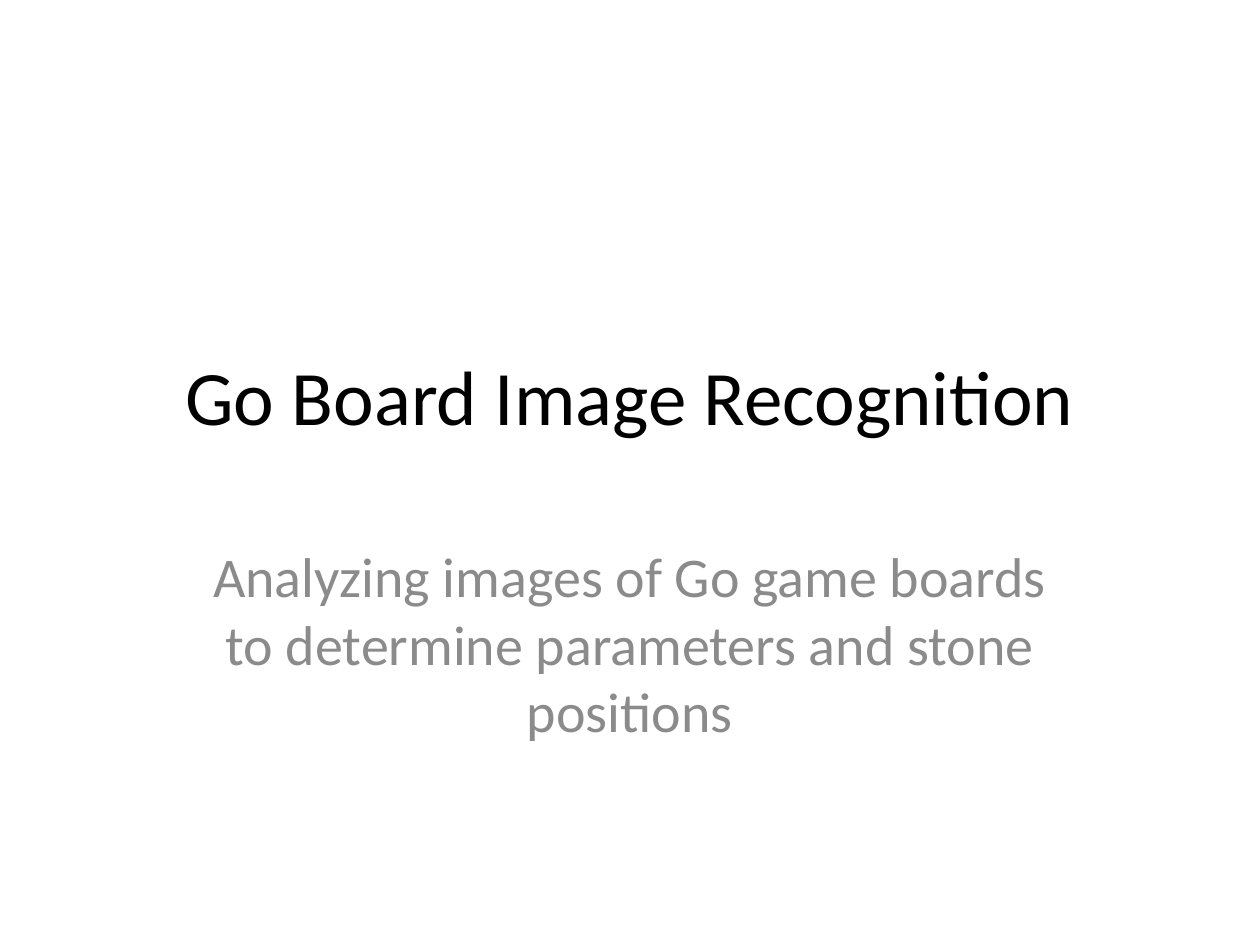
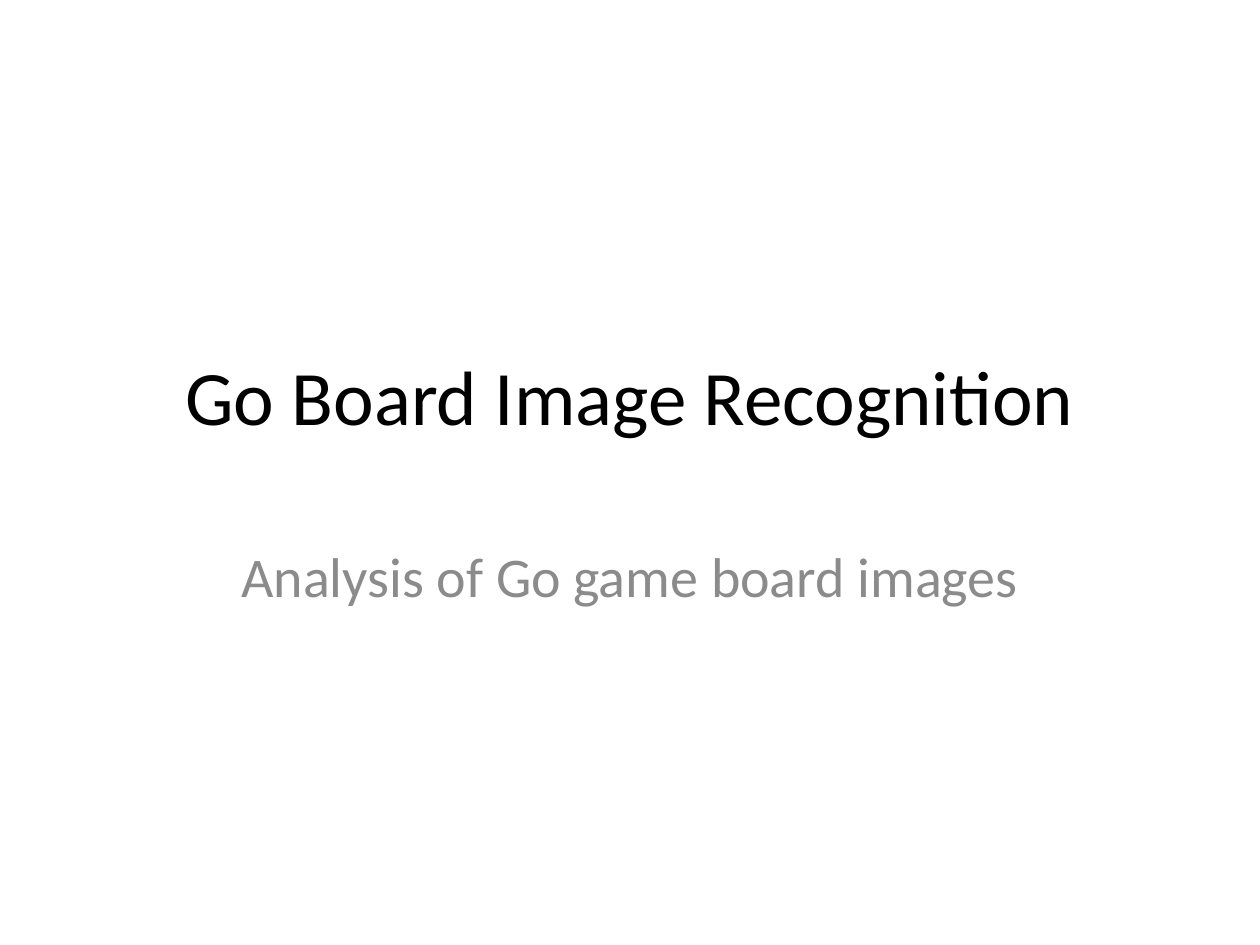
Before and after one commit to skolchin/llm_test, a slide deck: slide 1 of out/go-board-image-recognition.ppt. Drawn at 1260x945 pixels with LibreOffice and Linux fonts; fonts in the diff are those of the drawing. Boxes give left, top, right and bottom in pixels: in the first picture for what was removed or moved away, otherwise in the second. Text is boxed around its words. In the diff, an @@ line names an element or a change of style, - is before the commit and + after.

```diff
--- a/out/go-board-image-recognition.ppt
+++ b/out/go-board-image-recognition.ppt
@@ subtitle at (241,558,1018,607): text changed @@
-Analyzing images of Go game boards to determine parameters and stone positions
+Analysis of Go game board images
```
Also in this commit, not shown: 6 other slides changed, 1 slide added, 2 slides removed, 7 other files.
